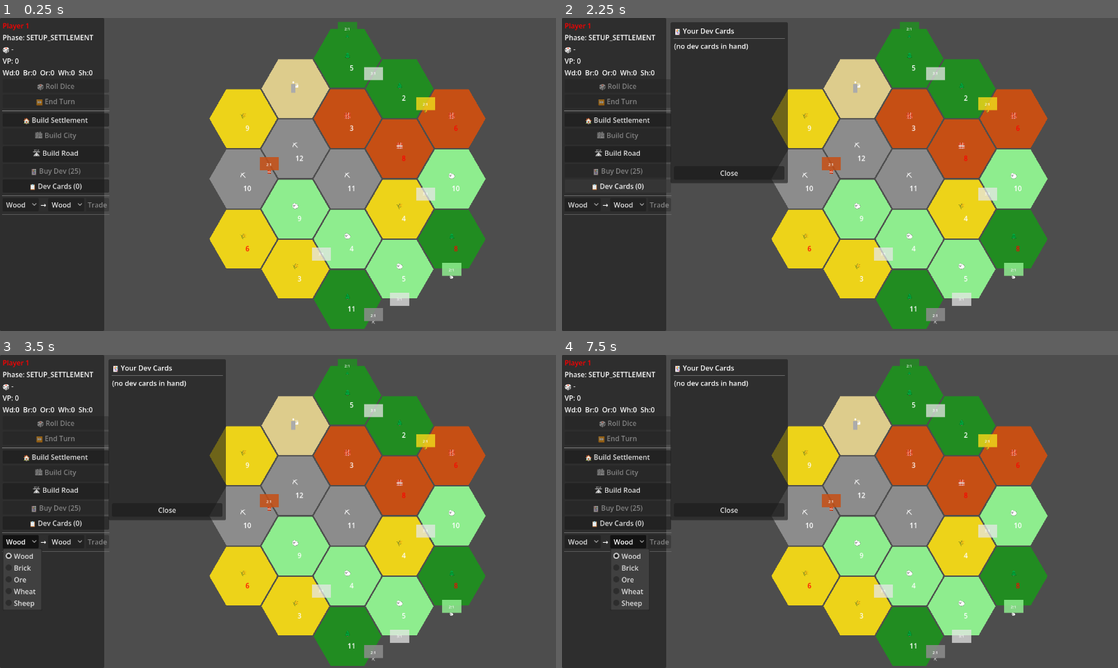
Above: before the commit, frames 1-4 (two rows, left to right).
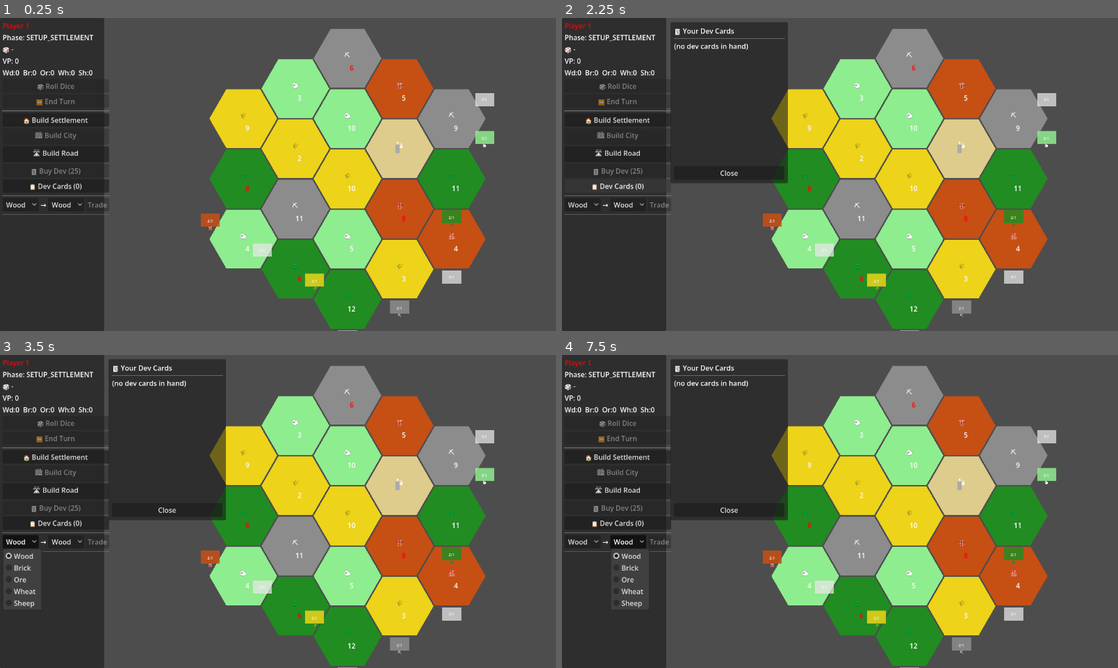
Above: after the commit, the same moments.

Repository: Francesco-Grossi/catan
Game: Godot game, scene res://scenes/Main.tscn
Same seed, same stepped clock (60 frames per second), same inputs: the game is played once before the commit and once after it.
Inputs:
- Up to frame 1 (0.25 s): no input
- Up to frame 2 (2.25 s): click "🏠 Build Settlement" at 0.5 s; click "🛣 Build Road" at 1.25 s; click "📋 Dev Cards (0)" at 2 s
- Up to frame 3 (3.5 s): click "Wood" at 2.75 s
- Up to frame 4 (7.5 s): click "Wood" at 3.5 s; click "🏠 Build Settlement" at 4.25 s; click "🛣 Build Road" at 5 s; click "📋 Dev Cards (0)" at 5.75 s; click "Wood" at 6.5 s; click "Wood" at 7.25 s

The runs differ from the first frame. In frame 1, 29% of the frame differs, in the area x 36-89%, y 1-100%; in frame 2, 29%; in frame 3, 29%; in frame 4, 29%.

Commit message:
fixed setuo, still port bug

Diff:
--- a/autoload/GameManager.gd
+++ b/autoload/GameManager.gd
@@ -14,9 +14,7 @@
 signal game_over(winner_index: int)
 signal robber_moved()
 signal log_message(msg: String)
-# Emitted when a player must choose cards to discard (UI shows the discard panel)
 signal discard_required(player_index: int, amount: int)
-# Emitted when the robber must be placed (UI shows the prompt)
 signal robber_placement_required()
 
 # ── Constants ──────────────────────────────────────────────────────────────
@@ -32,13 +30,12 @@
 var players: Array[PlayerData] = []
 var current_player_index: int = 0
 var current_phase: int = Phase.SETUP_SETTLEMENT
-var setup_round: int = 0
-var setup_placements: int = 0
+var setup_round: int = 0          # 0 = forward (1→N), 1 = backward (N→1)
+var setup_placements: int = 0     # total road placements finished
 var robber_hex = null
 var dev_card_deck: Array[String] = []
 
-# Discard state — exposed so UI.gd can read _discard_current_idx
-var _discard_queue: Array = []       # each element is Array [player_idx, amount]
+var _discard_queue: Array = []
 var _discard_current_idx: int = -1
 var _discard_amount: int = 0
 
@@ -102,30 +99,43 @@
 func _is_setup_phase() -> bool:
 	return current_phase == Phase.SETUP_SETTLEMENT or current_phase == Phase.SETUP_ROAD
 
+# ── FIX [2]: Correct snake-draft setup order ───────────────────────────────
+# Each player places exactly ONE settlement then ONE road before the turn
+# passes.  Order: 1, 2, 3, 4 (round 0 forward) then 4, 3, 2, 1 (round 1 back).
+# setup_placements counts completed road placements (= completed turns).
 func advance_setup() -> void:
-	setup_placements += 1
 	if current_phase == Phase.SETUP_SETTLEMENT:
+		# Settlement placed — now the same player must place a road
 		current_phase = Phase.SETUP_ROAD
 		phase_changed.emit(current_phase)
 		return
 
-	current_phase = Phase.SETUP_SETTLEMENT
-	var total := players.size() * 2
-	if setup_placements >= total:
+	# Road placed — this player's setup turn is done
+	setup_placements += 1
+	var total_turns: int = players.size() * 2   # 8 turns for 4 players
+
+	if setup_placements >= total_turns:
+		# All setup done — hand off to normal play starting with player 0
+		current_player_index = 0
 		current_phase = Phase.ROLL
 		phase_changed.emit(current_phase)
 		turn_changed.emit(current_player_index)
 		return
 
+	# Advance to next player using snake order
 	if setup_round == 0:
+		# Forward pass: 0 → 1 → 2 → 3
 		if current_player_index < players.size() - 1:
 			current_player_index += 1
 		else:
+			# Reached last player — start the backward pass, same player goes again
 			setup_round = 1
 	else:
+		# Backward pass: 3 → 2 → 1 → 0
 		if current_player_index > 0:
 			current_player_index -= 1
 
+	current_phase = Phase.SETUP_SETTLEMENT
 	phase_changed.emit(current_phase)
 	turn_changed.emit(current_player_index)
 
@@ -169,6 +179,10 @@
 	resources_changed.emit(player_idx)
 
 func build_settlement(player_idx: int, vertex: Node) -> bool:
+
+	if current_phase == Phase.SETUP_ROAD:
+		log_message.emit("Must place a road now!")
+		return false
 	if not _is_setup_phase() and not can_afford(player_idx, "settlement"):
 		return false
 	if not vertex.can_place_settlement(player_idx):
@@ -188,7 +202,6 @@
 	if not can_afford(player_idx, "city"):
 		log_message.emit("Player %d cannot afford a city" % (player_idx + 1))
 		return false
-	# FIX [5]: direct property access instead of .get() which returns null on typed vars
 	if vertex.building_owner != player_idx or vertex.building != Building.SETTLEMENT:
 		log_message.emit("Player %d: must click your own settlement to upgrade" % (player_idx + 1))
 		return false
@@ -202,6 +215,10 @@
 	return true
 
 func build_road(player_idx: int, edge: Node) -> bool:
+
+	if current_phase == Phase.SETUP_SETTLEMENT:
+		log_message.emit("Must place a settlement first!")
+		return false
 	var is_free: bool = players[player_idx].free_roads > 0
 	if not _is_setup_phase() and not is_free and not can_afford(player_idx, "road"):
 		return false
@@ -232,7 +249,6 @@
 	log_message.emit("Player %d bought a dev card: %s" % [player_idx + 1, card])
 	return true
 
-# FIX [2]: Play a dev card
 func play_dev_card(player_idx: int, card: String) -> bool:
 	if current_phase != Phase.BUILD:
 		return false
@@ -299,7 +315,6 @@
 	return true
 
 # ── Robber ─────────────────────────────────────────────────────────────────
-# FIX [4]: only acts in MOVE_ROBBER phase
 func move_robber(hex) -> void:
 	if current_phase != Phase.MOVE_ROBBER:
 		return
@@ -315,7 +330,7 @@
 	current_phase = Phase.BUILD
 	phase_changed.emit(current_phase)
 
-# ── FIX [3]: Player-controlled discard ────────────────────────────────────
+# ── Discard ────────────────────────────────────────────────────────────────
 func _handle_seven() -> void:
 	_discard_queue.clear()
 	for i in players.size():
@@ -335,7 +350,6 @@
 		phase_changed.emit(current_phase)
 		robber_placement_required.emit()
 		return
-	# FIX: explicit Array type annotation avoids the `:=` inference error
 	var entry: Array = _discard_queue[0]
 	_discard_current_idx = entry[0]
 	_discard_amount = entry[1]
@@ -344,7 +358,6 @@
 	phase_changed.emit(current_phase)
 	discard_required.emit(_discard_current_idx, _discard_amount)
 
-# Called by UI.gd with the chosen resources dictionary
 func submit_discard(player_idx: int, chosen: Dictionary) -> void:
 	if current_phase != Phase.DISCARD:
 		return
@@ -355,7 +368,6 @@
 		total_chosen += chosen[res]
 	if total_chosen != _discard_amount:
 		log_message.emit("Must discard exactly %d resources!" % _discard_amount)
-		# Re-emit so the panel stays up
 		discard_required.emit(_discard_current_idx, _discard_amount)
 		return
 	var p := players[player_idx]
@@ -371,7 +383,6 @@
 		if hex.number == number and not hex.has_robber and hex.terrain != Terrain.DESERT:
 			var res: int = TERRAIN_TO_RESOURCE[hex.terrain]
 			for v in hex.vertex_nodes:
-				# Direct property access (not .get()) — these are typed vars on VertexPoint
 				var v_owner: int = v.building_owner
 				var v_building: int = v.building
 				if v_owner >= 0:
@@ -390,9 +401,9 @@
 	for v in vertices:
 		if v.building_owner == player_idx and v.port_type != -1:
 			if v.port_type == res:
-				return 2        # specific 2:1 port
+				return 2
 			elif v.port_type == 5:
-				return 3        # generic 3:1 port
+				return 3
 	return 4
 
 func _update_longest_road() -> void:
@@ -414,7 +425,6 @@
 		players[best_player].has_longest_road = true
 		players[best_player].victory_points += 2
 		resources_changed.emit(best_player)
-		# FIX [7]: always log when longest road changes owner
 		log_message.emit("🛣️ Player %d has Longest Road! (length %d)" % [best_player + 1, best_length])
 
 func _update_largest_army() -> void:
--- a/resources/PlayerData.gd
+++ b/resources/PlayerData.gd
@@ -14,6 +14,7 @@
 var has_largest_army: bool = false
 var knights_played: int = 0
 var road_building_roads_left: int = 0
+var free_roads: int = 0
 
 func total_resources() -> int:
 	var total := 0
--- a/scenes/Board.gd
+++ b/scenes/Board.gd
@@ -11,24 +11,30 @@
 	Vector2i(-2,2), Vector2i(-1,2), Vector2i(0,2),
 ]
 
+# The 6 axial neighbour directions
 const HEX_DIRS: Array[Vector2i] = [
 	Vector2i(1,0), Vector2i(1,-1), Vector2i(0,-1),
 	Vector2i(-1,0), Vector2i(-1,1), Vector2i(0,1),
 ]
 
-# Port colors for rendering
-# [q, r, corner_start_index, port_type]
-# port_type 0-4 = specific resource (matches ResType), 5 = generic 3:1
-const PORT_DEFS: Array = [
-	[ 0, -2, 4, 0],   # Wood  2:1
-	[ 1, -2, 3, 5],   # Generic 3:1
-	[ 2, -2, 3, 3],   # Wheat 2:1
-	[ 2, -1, 2, 5],   # Generic 3:1
-	[ 2,  0, 1, 4],   # Sheep 2:1
-	[ 1,  1, 1, 5],   # Generic 3:1
-	[ 0,  2, 0, 2],   # Ore   2:1
-	[-1,  2, 5, 5],   # Generic 3:1
-	[-2,  1, 5, 1],   # Brick 2:1
+# ── Coastal edges in clockwise order ─────────────────────────────────────
+# Each entry: [hex_q, hex_r, corner_index]
+# corner_index: the two vertices of that coastal edge are corner[i] and corner[(i+1)%6]
+# These 18 coastal edges go clockwise around the board starting from top-left.
+# There are 18 coastal edges total; we place 9 ports (every other edge).
+const COASTAL_EDGES: Array = [
+	# Top row (left to right)
+	[0,-2, 5], [1,-2, 5], [2,-2, 5],
+	# Right side (top to bottom)
+	[2,-2, 0], [2,-1, 0], [2,0, 0],
+	# Bottom-right (right to left)
+	[2,0, 1], [1,1, 1], [0,2, 1],
+	# Bottom (right to left)
+	[0,2, 2], [-1,2, 2], [-2,2, 2],
+	# Left side (bottom to top)  — note: [-2,2] doesn't exist, use [-2,1] and [-2,0]
+	[-2,1, 3], [-2,0, 3], [-2,-1, 3],  # [-2,-1] doesn't exist either
+	# Top-left (bottom to top)
+	[-1,-1, 4], [0,-2, 4], [1,-2, 4],
 ]
 
 const PORT_COLORS: Dictionary = {
@@ -50,22 +56,33 @@
 @onready var token_container: Node2D  = $NumberTokens
 @onready var port_container: Node2D   = $Ports
 
-var HexTileScene   := preload("res://scenes/HexTile.tscn")
-var VertexScene    := preload("res://scenes/VertexPoint.tscn")
-var EdgeScene      := preload("res://scenes/EdgePoint.tscn")
+var HexTileScene := preload("res://scenes/HexTile.tscn")
+var VertexScene  := preload("res://scenes/VertexPoint.tscn")
+var EdgeScene    := preload("res://scenes/EdgePoint.tscn")
 
 var _vertex_map: Dictionary = {}
-var _edge_map: Dictionary = {}
+var _edge_map: Dictionary   = {}
 
 func _ready() -> void:
 	_generate_board()
 
+# ── FIX [3]: keep reshuffling until no 6/8 are adjacent to each other ─────
 func _generate_board() -> void:
-	var terrains := _build_terrain_list()
-	terrains.shuffle()
-	var tokens := GameManager.NUMBER_TOKENS.duplicate()
+	var terrains: Array = _build_terrain_list()
+	var tokens: Array   = GameManager.NUMBER_TOKENS.duplicate()
+
+	# Shuffle terrain and tokens together until no 6 or 8 are neighbours
+	var attempts := 0
+	while true:
+		attempts += 1
+		terrains.shuffle()
+		tokens.shuffle()
+		if not _has_adjacent_hot_numbers(terrains, tokens):
+			break
+		if attempts > 200:   # safety valve — give up after 200 tries
+			break
+
 	var token_idx := 0
-
 	for i in HEX_COORDS.size():
 		var coord := HEX_COORDS[i]
 		var terrain: GameManager.Terrain = terrains[i]
@@ -78,7 +95,7 @@
 		data.q = coord.x
 		data.r = coord.y
 		data.terrain = terrain
-		data.number = number
+		data.number  = number
 		if terrain == GameManager.Terrain.DESERT:
 			data.has_robber = true
 			GameManager.robber_hex = data
@@ -92,7 +109,32 @@
 
 	_create_vertices_and_edges()
 	_link_hex_vertices()
-	_place_ports()
+	_place_ports()   # FIX [1]
+
+# Returns true if any two neighbouring hexes both have "hot" numbers (6 or 8)
+func _has_adjacent_hot_numbers(terrains: Array, tokens: Array) -> bool:
+	# Build a temporary number map indexed by HEX_COORDS position
+	var number_map: Dictionary = {}
+	var token_idx := 0
+	for i in HEX_COORDS.size():
+		var terrain: GameManager.Terrain = terrains[i]
+		if terrain == GameManager.Terrain.DESERT:
+			number_map[HEX_COORDS[i]] = 0
+		else:
+			number_map[HEX_COORDS[i]] = tokens[token_idx]
+			token_idx += 1
+
+	for coord in HEX_COORDS:
+		var n: int = number_map[coord]
+		if n != 6 and n != 8:
+			continue
+		for dir in HEX_DIRS:
+			var nb := coord + dir
+			if number_map.has(nb):
+				var nb_n: int = number_map[nb]
+				if nb_n == 6 or nb_n == 8:
+					return true
+	return false
 
 func _axial_to_pixel(coord: Vector2i) -> Vector2:
 	var offset := Vector2(300, -30)
@@ -149,51 +191,166 @@
 		for corner in corners:
 			var v = _vertex_map.get(_snap_vec(corner))
 			if v:
-				data.vertex_nodes.append(v)
-				v.adjacent_hexes.append(data)
-
+				if not data.vertex_nodes.has(v):
+					data.vertex_nodes.append(v)
+				if not v.adjacent_hexes.has(data):
+					v.adjacent_hexes.append(data)
+
+# ── FIX [1]: Algorithmic port placement ───────────────────────────────────
+#
+# Algorithm (matches your spec):
+#   1. Collect all coastal edges in clockwise order (only edges whose
+#      hex exists on the board and whose outward-facing neighbour does NOT).
+#   2. Pick a random starting edge.
+#   3. Place a 2:1 port there, skip 1 edge, place a 3:1 port, skip 1 edge,
+#      repeat (alternating 2:1 / skip / 3:1 / skip) for 9 ports total.
+#   4. The five 2:1 resource types are assigned in random order.
+#
 func _place_ports() -> void:
-	# PORT_DEFS: [q, r, edge_corner_start, port_type]
-	# edge_corner_start: which corner index (0-5) starts the port edge
-	# The two vertices of that edge are corner[i] and corner[(i+1)%6]
-	for port_def in PORT_DEFS:
-		var coord := Vector2i(port_def[0], port_def[1])
-		var corner_idx: int = port_def[2]
-		var port_type: int = port_def[3]
-
-		if not GameManager.hex_map.has(coord):
-			continue
-
-		var center := _axial_to_pixel(coord)
-		var corners := _hex_corners(center)
-
-		var c1 := corners[corner_idx]
-		var c2 := corners[(corner_idx + 1) % 6]
-
-		# Assign port type to both vertices
-		var v1 = _vertex_map.get(_snap_vec(c1))
-		var v2 = _vertex_map.get(_snap_vec(c2))
-		if v1:
-			v1.port_type = port_type
-		if v2:
-			v2.port_type = port_type
-
-		# Draw a port indicator between the two vertices (outside the hex)
-		_draw_port_marker((c1 + c2) / 2.0, port_type)
+	# ── Step 1: gather valid coastal edges clockwise ─────────────────────
+	# A coastal edge belongs to a land hex whose neighbour in the outward
+	# direction is off the board.  We enumerate every hex edge and keep
+	# those where the opposite hex doesn't exist.
+	var coastal: Array = []   # each element: { hex: Vector2i, corner: int }
+
+	# Walk the board border clockwise.  We use the known ring of border hexes
+	# and for each one record which of its edges face outward (no neighbour).
+	# To get a clean clockwise order we trace the outer ring explicitly.
+	coastal = _collect_coastal_edges_clockwise()
+
+	var n_coastal: int = coastal.size()
+	if n_coastal == 0:
+		return
+
+	# ── Step 2: port type list ───────────────────────────────────────────
+	# 5 specific 2:1 ports (one per resource) + 4 generic 3:1 ports = 9
+	var specific_types: Array = [0, 1, 2, 3, 4]   # Wood Brick Ore Wheat Sheep
+	specific_types.shuffle()
+
+	# Port sequence: 2:1, skip, 3:1, skip, 2:1, skip, 3:1 … for 9 ports
+	# Pattern of what we place at each selected edge (True = place, False = skip):
+	# We place on edges at indices: 0, 2, 4, 6, 8, 10, 12, 14, 16  (every other)
+	# Of those 9, slots 0,2,4,6,8 = specific; 1,3 of 3:1 fill the gaps.
+	# Actually the rule says: 2:1, skip, 3:1, skip, 2:1, skip …
+	# So the port types in order are: 2:1, 3:1, 2:1, 3:1, 2:1, 3:1, 2:1, 3:1, 2:1
+	# That gives 5× 2:1 and 4× 3:1.
+	var port_type_sequence: Array = []
+	var spec_idx := 0
+	for p_i in 9:
+		if p_i % 2 == 0:
+			port_type_sequence.append(specific_types[spec_idx])
+			spec_idx += 1
+		else:
+			port_type_sequence.append(5)   # generic 3:1
+
+	# ── Step 3: pick random start edge, then place every other edge ──────
+	var start: int = randi() % n_coastal
+	var port_idx := 0
+	for step in 9:
+		var edge_idx: int = (start + step * 2) % n_coastal
+		var ce: Dictionary = coastal[edge_idx]
+		var ptype: int = port_type_sequence[port_idx]
+		port_idx += 1
+		_apply_port(ce.hex, ce.corner, ptype)
+
+# Collect all coastal edges in clockwise order.
+# Strategy: trace the outer perimeter by following the border hexes clockwise,
+# and for each border hex record the edges that have no land neighbour,
+# in the order they face outward (clockwise).
+func _collect_coastal_edges_clockwise() -> Array:
+	# The outer ring of the Catan board in clockwise order starting top-left:
+	var border_hexes: Array[Vector2i] = [
+		Vector2i(0,-2), Vector2i(1,-2), Vector2i(2,-2),
+		Vector2i(2,-1), Vector2i(2,0),
+		Vector2i(1,1),  Vector2i(0,2),
+		Vector2i(-1,2), Vector2i(-2,2),
+		Vector2i(-2,1), Vector2i(-2,0),
+		Vector2i(-1,-1),
+	]
+
+	# For each border hex, determine which of its 6 edges are coastal
+	# (the neighbour in that direction is off the board).
+	# Then sort those outward edges so they appear in clockwise order.
+	#
+	# Hex corner convention (flat-top):
+	#   corner 0 = right, 1 = lower-right, 2 = lower-left,
+	#   3 = left, 4 = upper-left, 5 = upper-right
+	# Edge i connects corner[i] → corner[(i+1)%6]
+	# Direction of hex_neighbour for each edge (outward normal):
+	#   edge 0 → dir 0 (E),  edge 1 → dir 1 (SE), edge 2 → dir 2 (SW, but actually NE in our coords)
+	# Let's use: edge i faces the neighbour in HEX_DIRS[i] direction.
+	# Wait — edge i connects corner i and corner i+1.
+	# The neighbour that shares this edge is in direction (i+2)%6... actually
+	# the shared-edge neighbour relationship in axial flat-top is:
+	#   edge 0 (right side, corners 0-1) → neighbour dir 0 = Vector2i(1,0)
+	#   edge 1 (lower-right, corners 1-2) → neighbour dir 5 = Vector2i(0,1)
+	#   edge 2 (lower-left, corners 2-3) → neighbour dir 4 = Vector2i(-1,1)
+	#   edge 3 (left, corners 3-4) → neighbour dir 3 = Vector2i(-1,0)
+	#   edge 4 (upper-left, corners 4-5) → neighbour dir 2 = Vector2i(0,-1)
+	#   edge 5 (upper-right, corners 5-0) → neighbour dir 1 = Vector2i(1,-1)
+	#
+	# But our corners are pointy-top (angle = 60*i), so let's recalculate:
+	# corner i = angle 60*i degrees.  The edge from corner i to corner i+1
+	# faces outward in the direction perpendicular to that edge, which equals
+	# the neighbour direction.  For pointy-top hexagons:
+	#   edge 0 (corners 0-1, top-right) → neighbour Vector2i(1,-1)  (dir index 1)
+	#   edge 1 (corners 1-2, right)     → neighbour Vector2i(1,0)   (dir index 0)
+	#   edge 2 (corners 2-3, lower-right)→ neighbour Vector2i(0,1)  (dir index 5)
+	#   edge 3 (corners 3-4, lower-left)→ neighbour Vector2i(-1,1)  (dir index 4)
+	#   edge 4 (corners 4-5, left)      → neighbour Vector2i(-1,0)  (dir index 3)
+	#   edge 5 (corners 5-0, upper-left)→ neighbour Vector2i(0,-1)  (dir index 2)
+	#
+	# HEX_DIRS = [Vector2i(1,0), Vector2i(1,-1), Vector2i(0,-1), Vector2i(-1,0), Vector2i(-1,1), Vector2i(0,1)]
+	# So edge_to_dir_index = [1, 0, 5, 4, 3, 2]
+	var edge_to_dir: Array[int] = [1, 0, 5, 4, 3, 2]
+
+	var result: Array = []
+	for hex in border_hexes:
+		# Find which edges of this hex are coastal, in clockwise order
+		# We want the edges that face outward (their neighbour is not on the board).
+		# We also need to output them in clockwise order around the perimeter.
+		# For border hexes we collect all coastal edges in ascending corner order.
+		var coastal_edges_of_hex: Array = []
+		for edge_i in 6:
+			var dir_idx: int = edge_to_dir[edge_i]
+			var nb: Vector2i = hex + HEX_DIRS[dir_idx]
+			if not GameManager.hex_map.has(nb):
+				coastal_edges_of_hex.append(edge_i)
+		# Add them in the order we encounter them (clockwise by corner index)
+		for edge_i in coastal_edges_of_hex:
+			result.append({ "hex": hex, "corner": edge_i })
+
+	return result
+
+func _apply_port(hex: Vector2i, corner_idx: int, port_type: int) -> void:
+	var center := _axial_to_pixel(hex)
+	var corners := _hex_corners(center)
+	var c1 := corners[corner_idx]
+	var c2 := corners[(corner_idx + 1) % 6]
+
+	var v1 = _vertex_map.get(_snap_vec(c1))
+	var v2 = _vertex_map.get(_snap_vec(c2))
+	if v1:
+		v1.port_type = port_type
+	if v2:
+		v2.port_type = port_type
+
+	# Draw marker pushed outward from the hex center
+	var mid := (c1 + c2) / 2.0
+	var outward: Vector2 = (mid - center).normalized()
+	_draw_port_marker(mid + outward * 18.0, port_type)
 
 func _draw_port_marker(pos: Vector2, port_type: int) -> void:
 	var node := Node2D.new()
 	node.position = pos
 	port_container.add_child(node)
 
-	# Background circle
 	var rect := ColorRect.new()
 	rect.size = Vector2(44, 30)
 	rect.position = Vector2(-22, -15)
 	rect.color = PORT_COLORS.get(port_type, Color.WHITE)
 	node.add_child(rect)
 
-	# Label
 	var lbl := Label.new()
 	lbl.text = PORT_LABELS.get(port_type, "?")
 	lbl.horizontal_alignment = HORIZONTAL_ALIGNMENT_CENTER
